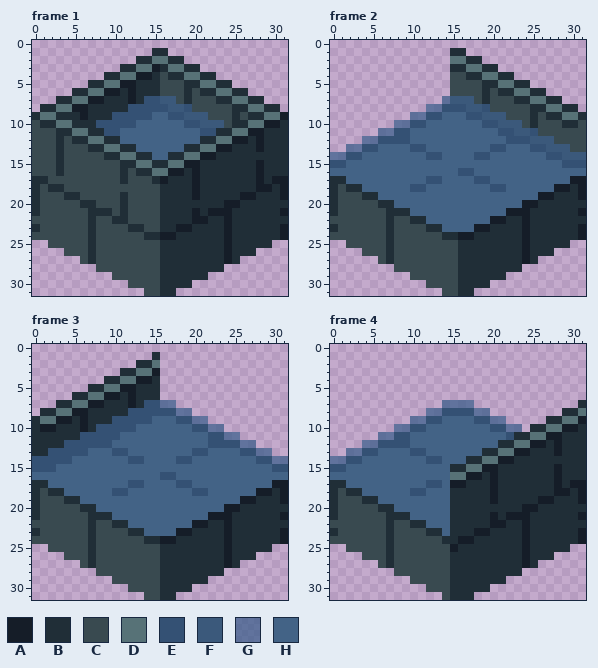
File history of a pixel-art file, assets/img/settlements/tileset_aqueduct.aseprite. Above is the file before it was changed.
32x32 pixels, 16 frames. Colours within 5 levels of each other are drawn and written as one. Shown: frame 1, frame 2, frame 3, frame 4. The commit also changed other frames, which this record leaves out.
Palette (. is transparent): A #151d28  B #202e37  C #394a50  D #577277  E #345174  F #3b597b  G #3c5e8bba  H #436386
The same view after the edit:
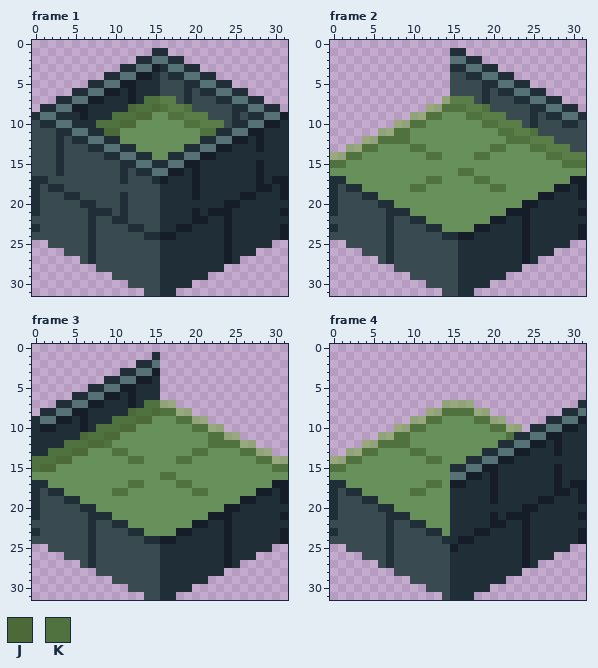
Colours new in this view: J #4b6a37  K #50723e
Change:
layer "Water" now hidden
layer "Layer 1" opacity 56% added
colour F: #3b597b -> #5b7e49
colour G: #3c5e8bba -> #75a7438f
colour H: #436386 -> #68905a
Frame 1, layer "Layer 1":
y 7: x 14..15 EE -> KK
y 8: x 12..16 EEEEE -> JKKJK; x 19 E -> K
y 9: x 10..14 EEEEE -> KKKJJ; x 17..18 EE -> KK
y 10: x 8..12 EEEEE -> KKKJJ; x 19..20 EE -> KK
y 11: x 9..10 EE -> JJ; x 21..22 EE -> KK
Frame 2, layer "Layer 1":
y 8: x 14..16 EEE -> KKK; x 19 E -> K
y 9: x 12..13 EE -> KK; x 17..18 EE -> KK
y 10: x 10..11 EE -> KK; x 19..20 EE -> KK
y 11: x 8..9 EE -> KK; x 21..22 EE -> KK; x 25 E -> K
y 12: x 6..9 EEEE -> KKKK; x 22..24 EEE -> KKK
y 13: x 4..5 EE -> KK; x 10..11 EE -> KK; x 20..21 EE -> KK; x 25..26 EE -> KK
y 14: x 2..3 EE -> KK; x 12..13 EE -> KK; x 18..19 EE -> KK; x 27..28 EE -> KK
y 15: x 0..1 EE -> KK; x 29..31 EEE -> KKK
y 16: x 16..17 EE -> KK
y 17: x 12..13 EE -> KK; x 18..19 EE -> KK
y 18: x 10..11 EE -> KK; x 20..21 EE -> KK
Frame 3, layer "Layer 1":
y 7: x 14..15 EE -> KK
y 8: x 12..17 EEEEEE -> JKKJKK
y 9: x 10..14 EEEEE -> KKKJJ; x 18..19 EE -> KK
y 10: x 8..12 EEEEE -> KKKJJ; x 20..21 EE -> KK
y 11: x 6..10 EEEEE -> JKKJJ; x 22..23 EE -> KK
y 12: x 4..9 EEEEEE -> KKKJJK; x 22..25 EEEE -> KKKK
y 13: x 2..6 EEEEE -> KKKJJ; x 10..11 EE -> KK; x 20..21 EE -> KK; x 26..27 EE -> KK
y 14: x 0..4 EEEEE -> KKKJJ; x 12..13 EE -> KK; x 18..19 EE -> KK; x 28..29 EE -> KK
y 15: x 0..2 EEE -> KJJ; x 30..31 EE -> KK
y 16: x 16..17 EE -> KK
y 17: x 12..13 EE -> KK; x 18..19 EE -> KK
y 18: x 10..11 EE -> KK; x 20..21 EE -> KK
Frame 4, layer "Layer 1":
y 8: x 14..17 EEEE -> KKKK
y 9: x 12..13 EE -> KK; x 18..19 EE -> KK
y 10: x 10..11 EE -> KK; x 20..21 EE -> KK
y 11: x 8..9 EE -> KK; x 22 E -> K
y 12: x 6..9 EEEE -> KKKK
y 13: x 4..5 EE -> KK; x 10..11 EE -> KK
y 14: x 2..3 EE -> KK; x 12..13 EE -> KK
y 15: x 0..1 EE -> KK
y 17: x 12..13 EE -> KK
y 18: x 10..11 EE -> KK
